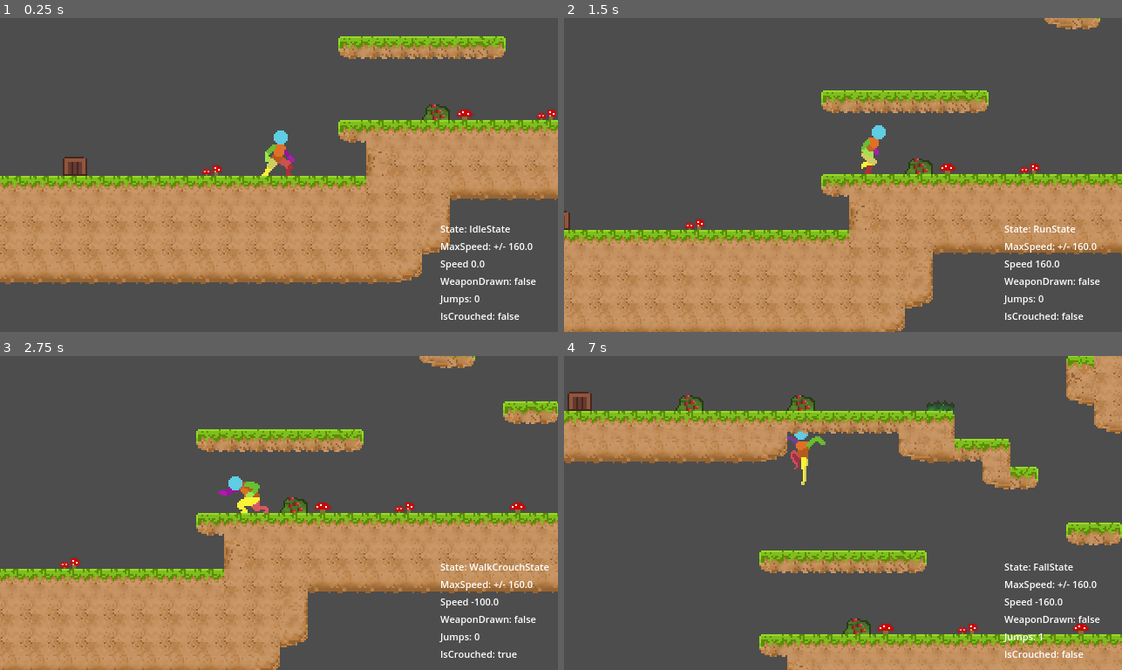
Above: before the commit, frames 1-4 (two rows, left to right).
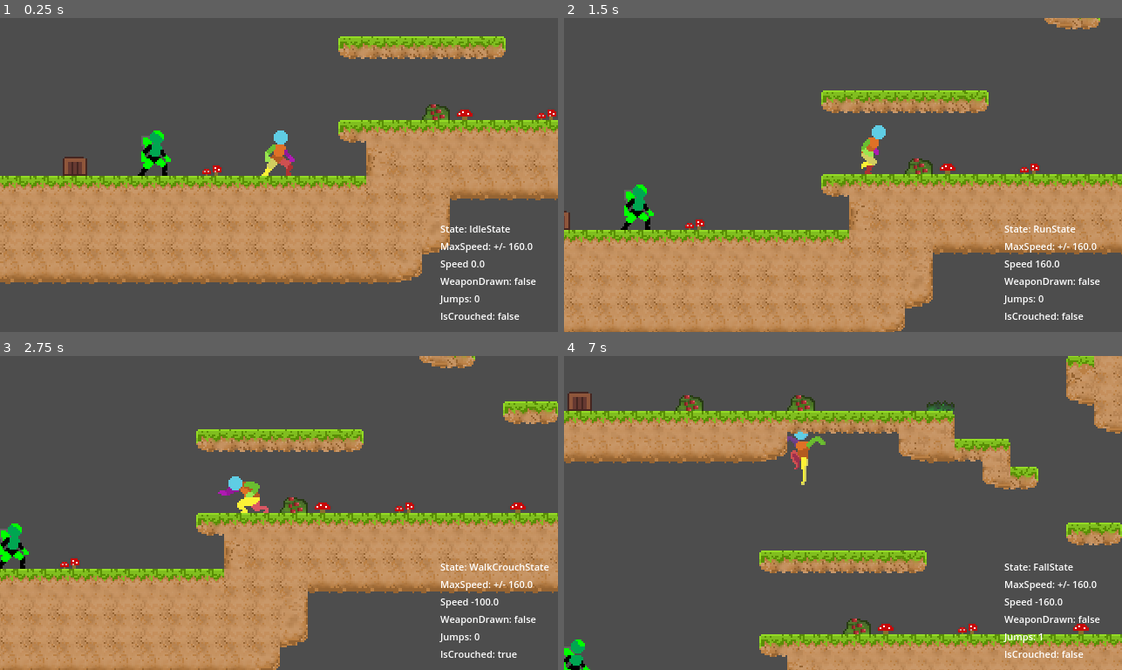
Above: after the commit, the same moments.

Repository: deanblackborough/godot-platformer
Game: Godot game, scene res://Game/Game.tscn
The game is run twice, just before and just after one commit, with the same random seed, the same clock (stepped at 60 frames per second) and the same inputs.
Inputs:
- Up to frame 1 (0.25 s): no input
- Up to frame 2 (1.5 s): hold D (moveRight) from 0.53 s (still down); tap F (attackJab) at 0.6 s; tap Space (jump) at 0.77 s; tap R (attackOverhead) at 1.35 s
- Up to frame 3 (2.75 s): tap Space (jump) at 1.52 s; release D (moveRight) at 2.03 s; hold A (moveLeft) from 2.03 s (still down); tap C (crouch) at 2.1 s
- Up to frame 4 (7 s): release A (moveLeft) at 2.78 s; hold D (moveRight) 2.78-4.28 s; tap G (toggleWeapon) at 2.85, 5.85 s; tap Space (jump) at 3.02, 3.77, 4.52, 6.02, 6.77 s; tap F (attackJab) at 3.6, 6.6 s; hold A (moveLeft) 4.28-5.03 s; tap R (attackOverhead) at 4.35 s; hold D (moveRight) 5.03-5.78 s; tap C (crouch) at 5.1 s; hold A (moveLeft) from 5.78 s (still down)

The runs differ from the first frame. In frame 1, 0.4% of the frame differs, in the area x 24-31%, y 35-51%; in frame 2, 0.4%; in frame 3, 0.4%; in frame 4, 0.3%.

Commit message:
Added a zombie for combat dev

Diff:
--- /dev/null
+++ b/Game/Enemies/Zombie.gd
@@ -0,0 +1,11 @@
+# res://Game/Enemies/Zombie.gd
+
+extends CharacterBody2D
+
+class_name Zombie
+
+@onready var animation_player: AnimationPlayer = $AnimationPlayer
+
+func _ready():
+
+	animation_player.play("idle")
--- /dev/null
+++ b/Game/Enemies/Zombie.tscn
@@ -0,0 +1,139 @@
+[gd_scene load_steps=7 format=3 uid="uid://b0ayty3miaoai"]
+
+[ext_resource type="Script" uid="uid://dn1f7ddspeqmm" path="res://Game/Enemies/Zombie.gd" id="1_ebmny"]
+[ext_resource type="Texture2D" uid="uid://b5jmmm473d5wi" path="res://Resources/Enemies/Animations/Zombie-Idle.png" id="1_ed6m7"]
+
+[sub_resource type="RectangleShape2D" id="RectangleShape2D_ebmny"]
+size = Vector2(16, 24)
+
+[sub_resource type="Animation" id="Animation_mew3y"]
+resource_name = "idle"
+length = 1.25003
+loop_mode = 1
+step = 0.25
+tracks/0/type = "value"
+tracks/0/imported = false
+tracks/0/enabled = true
+tracks/0/path = NodePath("Visual/Sprite2D:texture")
+tracks/0/interp = 1
+tracks/0/loop_wrap = true
+tracks/0/keys = {
+"times": PackedFloat32Array(0),
+"transitions": PackedFloat32Array(1),
+"update": 1,
+"values": [ExtResource("1_ed6m7")]
+}
+tracks/1/type = "value"
+tracks/1/imported = false
+tracks/1/enabled = true
+tracks/1/path = NodePath("Visual/Sprite2D:hframes")
+tracks/1/interp = 1
+tracks/1/loop_wrap = true
+tracks/1/keys = {
+"times": PackedFloat32Array(0),
+"transitions": PackedFloat32Array(1),
+"update": 1,
+"values": [5]
+}
+tracks/2/type = "value"
+tracks/2/imported = false
+tracks/2/enabled = true
+tracks/2/path = NodePath("Visual/Sprite2D:vframes")
+tracks/2/interp = 1
+tracks/2/loop_wrap = true
+tracks/2/keys = {
+"times": PackedFloat32Array(0),
+"transitions": PackedFloat32Array(1),
+"update": 1,
+"values": [1]
+}
+tracks/3/type = "value"
+tracks/3/imported = false
+tracks/3/enabled = true
+tracks/3/path = NodePath("Visual/Sprite2D:frame")
+tracks/3/interp = 1
+tracks/3/loop_wrap = true
+tracks/3/keys = {
+"times": PackedFloat32Array(0, 0.25, 0.5, 0.75, 1),
+"transitions": PackedFloat32Array(1, 1, 1, 1, 1),
+"update": 1,
+"values": [0, 1, 2, 3, 4]
+}
+
+[sub_resource type="Animation" id="Animation_axucf"]
+length = 0.001
+tracks/0/type = "value"
+tracks/0/imported = false
+tracks/0/enabled = true
+tracks/0/path = NodePath("Visual/Sprite2D:texture")
+tracks/0/interp = 1
+tracks/0/loop_wrap = true
+tracks/0/keys = {
+"times": PackedFloat32Array(0),
+"transitions": PackedFloat32Array(1),
+"update": 1,
+"values": [ExtResource("1_ed6m7")]
+}
+tracks/1/type = "value"
+tracks/1/imported = false
+tracks/1/enabled = true
+tracks/1/path = NodePath("Visual/Sprite2D:hframes")
+tracks/1/interp = 1
+tracks/1/loop_wrap = true
+tracks/1/keys = {
+"times": PackedFloat32Array(0),
+"transitions": PackedFloat32Array(1),
+"update": 1,
+"values": [5]
+}
+tracks/2/type = "value"
+tracks/2/imported = false
+tracks/2/enabled = true
+tracks/2/path = NodePath("Visual/Sprite2D:vframes")
+tracks/2/interp = 1
+tracks/2/loop_wrap = true
+tracks/2/keys = {
+"times": PackedFloat32Array(0),
+"transitions": PackedFloat32Array(1),
+"update": 1,
+"values": [1]
+}
+tracks/3/type = "value"
+tracks/3/imported = false
+tracks/3/enabled = true
+tracks/3/path = NodePath("Visual/Sprite2D:frame")
+tracks/3/interp = 1
+tracks/3/loop_wrap = true
+tracks/3/keys = {
+"times": PackedFloat32Array(0),
+"transitions": PackedFloat32Array(1),
+"update": 1,
+"values": [0]
+}
+
+[sub_resource type="AnimationLibrary" id="AnimationLibrary_1y3fc"]
+_data = {
+&"RESET": SubResource("Animation_axucf"),
+&"idle": SubResource("Animation_mew3y")
+}
+
+[node name="Zombie" type="CharacterBody2D"]
+collision_layer = 2
+collision_mask = 4
+script = ExtResource("1_ebmny")
+
+[node name="CollisionShape2D" type="CollisionShape2D" parent="."]
+position = Vector2(0, -12)
+shape = SubResource("RectangleShape2D_ebmny")
+
+[node name="Visual" type="Node2D" parent="."]
+
+[node name="Sprite2D" type="Sprite2D" parent="Visual"]
+position = Vector2(0, -16)
+texture = ExtResource("1_ed6m7")
+hframes = 5
+
+[node name="AnimationPlayer" type="AnimationPlayer" parent="."]
+libraries = {
+&"": SubResource("AnimationLibrary_1y3fc")
+}
--- a/Game/Player/Player.gd
+++ b/Game/Player/Player.gd
@@ -72,7 +72,6 @@
 	debug_max_speed.text = "MaxSpeed: +/- %s" % str(max_speed)
 	state_machine.change_state("IdleState")
 
-
 # Signals
 func _on_animation_finished(animation: StringName) -> void:
 	if state_machine.current_state:
--- a/Game/World/Levels/Level.tscn
+++ b/Game/World/Levels/Level.tscn
@@ -1,7 +1,8 @@
-[gd_scene load_steps=3 format=4 uid="uid://cadqgdm5pkvia"]
+[gd_scene load_steps=4 format=4 uid="uid://cadqgdm5pkvia"]
 
 [ext_resource type="PackedScene" uid="uid://gqims78h064g" path="res://Game/World/Tilemaps/TileMapLayer-Sides-Grass.tscn" id="1_a1sym"]
 [ext_resource type="PackedScene" uid="uid://djs54et0iepmr" path="res://Game/World/Tilemaps/TileMapLayer-Grass-Detail-Background.tscn" id="2_bydgl"]
+[ext_resource type="PackedScene" uid="uid://b0ayty3miaoai" path="res://Game/Enemies/Zombie.tscn" id="3_nxvvs"]
 
 [node name="Level" type="Node2D"]
 
@@ -10,3 +11,6 @@
 
 [node name="TileMapLayerDetailBackground" parent="TileMapLayerSidesGrass" instance=ExtResource("2_bydgl")]
 tile_map_data = PackedByteArray("AAADABIAAAAAAAEAAAD+/xIAAAAAAAEAAAAVABAAAAAAAAEAAAAWABAAAAACAAAAAAAPAAgAAAAAAAEAAAATAA …(1152 unchanged characters)…
+
+[node name="Zombie" parent="." instance=ExtResource("3_nxvvs")]
+position = Vector2(183, 304)
Not shown, added: Game/Enemies/Zombie.gd.uid
Binary file added: Resources/Enemies/Animations/Zombie-Idle.png
Not shown, added: Resources/Enemies/Animations/Zombie-Idle.png.import
Not shown, changed: README.md
